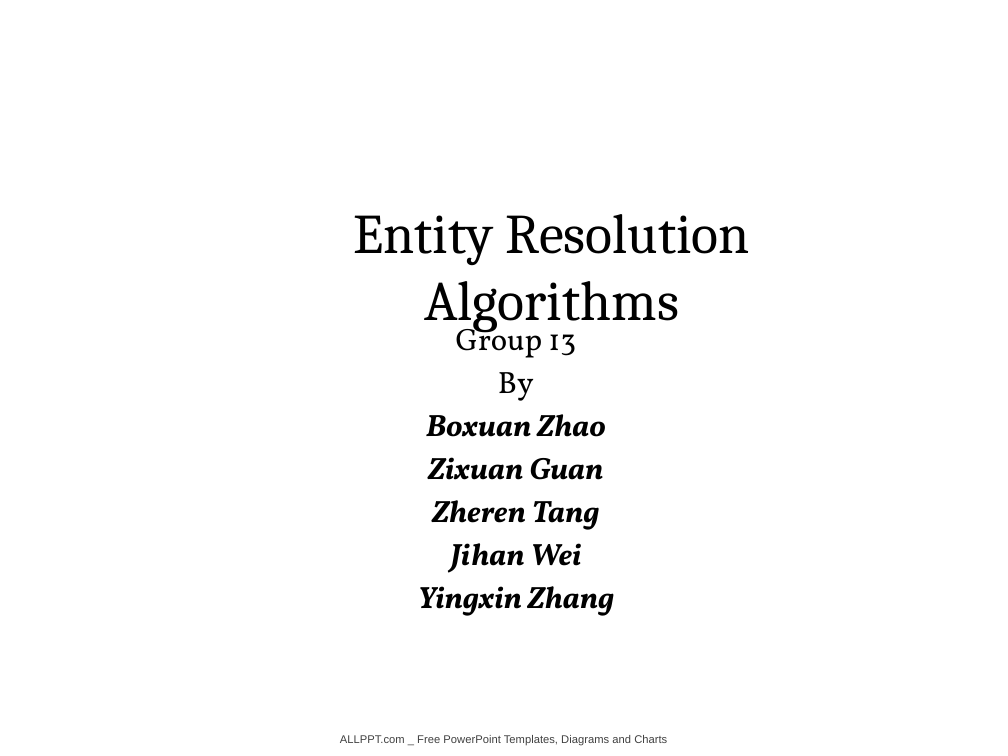
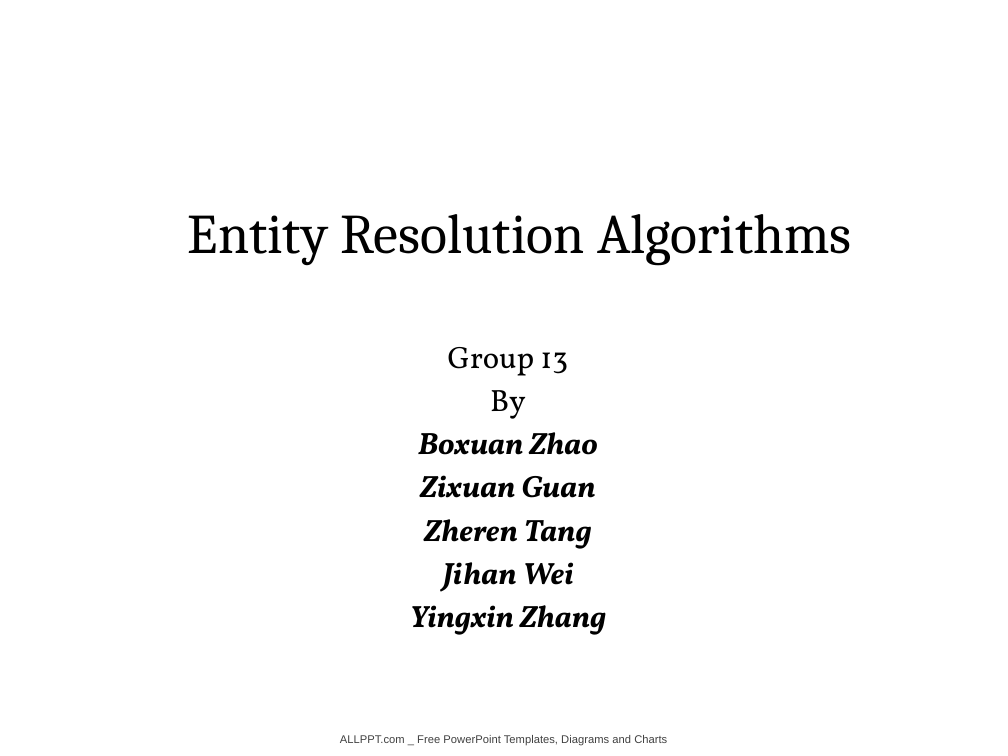
Before and after one commit to TZstatsADS/Spr2017-proj4-team13, a slide deck: slide 1 of doc/presentation.pptx. Drawn at 1008x756 pixels with LibreOffice and Linux fonts; fonts in the diff are those of the drawing; background and template pictures are left out. Boxes give left, top, right and bottom in pixels: in the first picture for what was removed or moved away, otherwise in the second. Text is boxed around its words. In the diff, an @@ line names an element or a change of style, - is before the commit and + after.

```diff
--- a/doc/presentation.pptx
+++ b/doc/presentation.pptx
@@ text "Entity Resolution Algorithms" rewrapped from [353,214,750,333] to [188,214,852,266] @@
@@ text "Group 13" rewrapped from [418,320,614,616] to [410,347,606,635] @@
```
Also in this commit, not shown: 1 other slide changed, 2 slides added, 3 slides removed, 13 other files.
